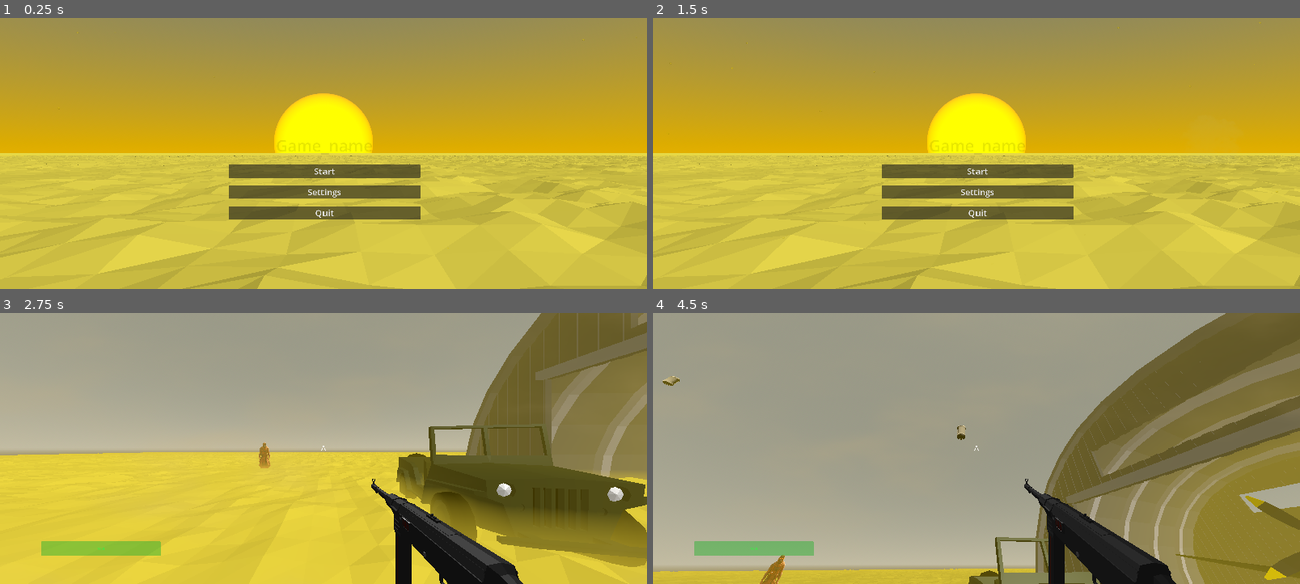
Above: before the commit, frames 1-4 (two rows, left to right).
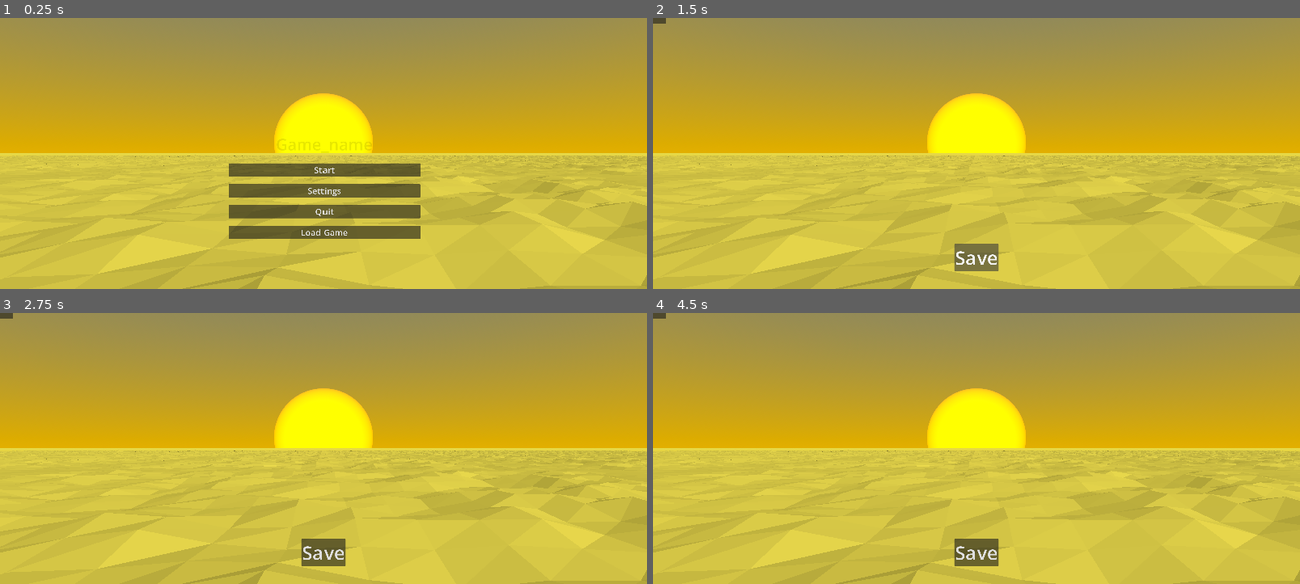
Above: after the commit, the same moments.

Repository: dinazaber/Desolate-Delivery
Game: Godot game, scene res://Scenes/MainMenu.tscn
The game is run twice, just before and just after one commit, with the same random seed, the same clock (stepped at 60 frames per second) and the same inputs.
Inputs (mouse positions are in pixels of both pictures, inside the frame that each line leads up to):
- Up to frame 1 (0.25 s): no input
- Up to frame 2 (1.5 s): click (976, 232) at 0.5 s, where only the run after the commit has a clickable "Load Game"; click (976, 256) at 1.25 s, where only the run after the commit has a clickable "Save"
- Up to frame 3 (2.75 s): click (323, 464) at 2 s, where only the run before the commit has a clickable "Start"
- Up to frame 4 (4.5 s): move the mouse to (1118, 434) at 2.77 s; tap A (A) at 2.85 s; click (1118, 434) at 2.92 s; tap D (D) at 3.05, 3.6 s; move the mouse to (944, 448) at 3.52 s; tap R (R) at 3.8, 4.35 s; move the mouse to (989, 443) at 4.27 s

The runs differ from the first frame. In frame 1, 2.5% of the frame differs, in the area x 9-70%, y 33-86%; in frame 2, 5.1%; in frame 3, 77%; in frame 4, 98%, in the area x 0-100%, y 0-100%.

Commit message:
Save Menu
Save menu added, you can create, delete and load different save files(you are able to give them your own names).
Save files' directory is almost the same but now they are stored inside "saves" folder.

We need to make normal UI for this and remove the ability to create saves in main menu

Diff:
--- a/Scenes/MainMenu.tscn
+++ b/Scenes/MainMenu.tscn
@@ -2,11 +2,9 @@
 
 [ext_resource type="Script" uid="uid://b3a2aylon8065" path="res://Scripts/MainMenu.gd" id="1_tt5f1"]
 [ext_resource type="PackedScene" uid="uid://b2hljcs3010c5" path="res://Scenes/Settings.tscn" id="2_853f1"]
+[ext_resource type="PackedScene" uid="uid://yhfwhi177tdg" path="res://Scenes/SaveMenu.tscn" id="3_df05h"]
 [ext_resource type="ArrayMesh" uid="uid://daka58ay8ex6l" path="res://assets/Meshes/Nature/Sands.mesh" id="3_ghw46"]
 [ext_resource type="Script" uid="uid://cfwmt6vc7y70h" path="res://addons/MetaMultimeshInstance3D/src/MetaMultimeshInstance3D.gd" id="4_df05h"]
-[ext_resource type="Texture2D" uid="uid://djpq4fgvobp3i" path="res://assets/Textures/Architecture/MagicEffect1.png" id="5_df05h"]
-[ext_resource type="Texture2D" uid="uid://ddeov3d82o5ox" path="res://assets/Textures/Nature/FogCloud.png" id="5_xim88"]
-[ext_resource type="Shader" uid="uid://no1jy7cyw0an" path="res://Shaders/MainMenu.gdshader" id="6_8um5k"]
 
 [sub_resource type="StyleBoxEmpty" id="StyleBoxEmpty_ghw46"]
 
@@ -35,77 +33,6 @@
 fog_light_color = Color(0.8499037, 0.6756193, 0, 1)
 fog_density = 0.0692
 fog_sky_affect = 0.0
-
-[sub_resource type="Curve" id="Curve_xim88"]
-_data = [Vector2(0.0027322397, 0.0055521727), 0.0, 0.0, 0, 0, Vector2(0.49999997, 1), 0.0, 0.0, 0, 0, Vector2(1, 0), 0.0, 0.0, 0, 0]
-point_count = 3
-
-[sub_resource type="CurveTexture" id="CurveTexture_koqhg"]
-width = 32
-curve = SubResource("Curve_xim88")
-
-[sub_resource type="ParticleProcessMaterial" id="ParticleProcessMaterial_koqhg"]
-lifetime_randomness = 1.0
-emission_shape_scale = Vector3(1, 0, 1)
-emission_shape = 3
-emission_box_extents = Vector3(4, 4, 4)
-angle_min = 1.0728835e-05
-angle_max = 270.0
-gravity = Vector3(-1, 0, -1)
-scale_min = 0.39999998
-scale_max = 3.0
-color = Color(1, 1, 0.69, 1)
-alpha_curve = SubResource("CurveTexture_koqhg")
-
-[sub_resource type="StandardMaterial3D" id="StandardMaterial3D_cmrfp"]
-transparency = 1
-shading_mode = 0
-vertex_color_use_as_albedo = true
-albedo_color = Color(1, 1, 1, 0.11764706)
-albedo_texture = ExtResource("5_xim88")
-heightmap_flip_tangent = true
-heightmap_flip_binormal = true
-texture_filter = 1
-billboard_mode = 2
-
-[sub_resource type="PlaneMesh" id="PlaneMesh_loo7a"]
-material = SubResource("StandardMaterial3D_cmrfp")
-size = Vector2(4, 4)
-orientation = 2
-
-[sub_resource type="CanvasTexture" id="CanvasTexture_8um5k"]
-diffuse_texture = ExtResource("5_df05h")
-
-[sub_resource type="Curve" id="Curve_df05h"]
-_data = [Vector2(0.0027322397, 0), 0.0, 0.0, 0, 0, Vector2(0.5027323, 1), 0.0, 0.0, 0, 0, Vector2(1, 0), 0.0, 0.0, 0, 0]
-point_count = 3
-
-[sub_resource type="CurveTexture" id="CurveTexture_8um5k"]
-curve = SubResource("Curve_df05h")
-
-[sub_resource type="ParticleProcessMaterial" id="ParticleProcessMaterial_8um5k"]
-particle_flag_disable_z = true
-emission_shape_scale = Vector3(10, 10, 10)
-emission_shape = 3
-emission_box_extents = Vector3(200, 100, 1)
-direction = Vector3(-1, 1, 1)
-initial_velocity_min = 10.0
-initial_velocity_max = 60.0
-gravity = Vector3(-10, 2, 0)
-scale_min = 0.19999999
-scale_max = 0.5
-color = Color(0.96, 0.816, 0, 0.39215687)
-alpha_curve = SubResource("CurveTexture_8um5k")
-
-[sub_resource type="ShaderMaterial" id="ShaderMaterial_cmrfp"]
-shader = ExtResource("6_8um5k")
-shader_parameter/dust_color = Color(0.8, 0.7, 0.5, 0.5)
-shader_parameter/total_opacity = 0.5
-shader_parameter/speed_fast = Vector2(0.1, 0.02)
-shader_parameter/speed_slow = Vector2(0.04, -0.01)
-shader_parameter/look_angle_factor = 1.0
-shader_parameter/density_fast = 1.0
-shader_parameter/density_slow = 2.5
 
 [node name="MainMenu" type="Control" unique_id=1079908484]
 layout_mode = 3
@@ -164,7 +91,16 @@
 theme_override_font_sizes/font_size = 45
 text = "Quit"
 
+[node name="Load" type="Button" parent="MainMenu/MarginContainer/VBoxContainer" unique_id=986868753]
+layout_mode = 2
+theme_override_font_sizes/font_size = 45
+text = "Load Game"
+
 [node name="Settings" parent="." unique_id=307003582 instance=ExtResource("2_853f1")]
+visible = false
+layout_mode = 1
+
+[node name="SaveMenu" parent="." unique_id=1653560853 instance=ExtResource("3_df05h")]
 visible = false
 layout_mode = 1
 
@@ -191,39 +127,9 @@
 light_energy = 1.7
 sky_mode = 2
 
-[node name="GPUParticles3D" type="GPUParticles3D" parent="Node3D" unique_id=1193763561]
-transform = Transform3D(4, 0, 0, 0, 1, 0, 0, 0, 4, 7.435951, 0, 0)
-amount = 3
-lifetime = 5.0
-fixed_fps = 5
-process_material = SubResource("ParticleProcessMaterial_koqhg")
-draw_pass_1 = SubResource("PlaneMesh_loo7a")
-
-[node name="GPUParticles2D" type="GPUParticles2D" parent="." unique_id=1297984357]
-show_behind_parent = true
-position = Vector2(1732, 297)
-amount = 50
-texture = SubResource("CanvasTexture_8um5k")
-lifetime = 10.0
-preprocess = 5.0
-speed_scale = 3.0
-randomness = 1.0
-fixed_fps = 5
-process_material = SubResource("ParticleProcessMaterial_8um5k")
-
-[node name="ColorRect" type="ColorRect" parent="." unique_id=1060664605]
-visible = false
-show_behind_parent = true
-material = SubResource("ShaderMaterial_cmrfp")
-layout_mode = 1
-anchors_preset = 15
-anchor_right = 1.0
-anchor_bottom = 1.0
-grow_horizontal = 2
-grow_vertical = 2
-mouse_filter = 2
-
 [connection signal="pressed" from="MainMenu/MarginContainer/VBoxContainer/Start" to="." method="_on_start_pressed"]
 [connection signal="pressed" from="MainMenu/MarginContainer/VBoxContainer/Settings" to="." method="_on_settings_pressed"]
 [connection signal="pressed" from="MainMenu/MarginContainer/VBoxContainer/Quit" to="." method="_on_quit_pressed"]
+[connection signal="pressed" from="MainMenu/MarginContainer/VBoxContainer/Load" to="." method="_on_load_pressed"]
 [connection signal="closed" from="Settings" to="." method="_on_settings_closed"]
+[connection signal="closed" from="SaveMenu" to="." method="_on_save_menu_closed"]
--- a/Scenes/Player.tscn
+++ b/Scenes/Player.tscn
@@ -6,6 +6,7 @@
 [ext_resource type="PackedScene" uid="uid://b2hljcs3010c5" path="res://Scenes/Settings.tscn" id="3_gntrk"]
 [ext_resource type="PackedScene" uid="uid://d3y1m515qojp2" path="res://Scenes/LeftHandWeapons.tscn" id="3_nn08x"]
 [ext_resource type="Texture2D" uid="uid://b6vcboeh4uetd" path="res://assets/HUD/crosshair.png" id="5_5ixxa"]
+[ext_resource type="PackedScene" uid="uid://yhfwhi177tdg" path="res://Scenes/SaveMenu.tscn" id="6_52ee3"]
 
 [sub_resource type="StandardMaterial3D" id="StandardMaterial3D_kyqiw"]
 shading_mode = 0
@@ -134,13 +135,17 @@
 theme_override_font_sizes/font_size = 30
 text = "Quit"
 
-[node name="Save" type="Button" parent="PauseMenu/PauseMenu/MarginContainer/VBoxContainer" unique_id=1396896519]
+[node name="Save Menu" type="Button" parent="PauseMenu/PauseMenu/MarginContainer/VBoxContainer" unique_id=1396896519]
 layout_mode = 2
 theme_override_font_sizes/font_size = 30
 text = "Save Game"
 
 [node name="Settings" parent="PauseMenu" unique_id=307003582 instance=ExtResource("3_gntrk")]
 process_mode = 3
+visible = false
+layout_mode = 1
+
+[node name="SaveMenu" parent="PauseMenu" unique_id=1653560853 instance=ExtResource("6_52ee3")]
 visible = false
 layout_mode = 1
 
@@ -193,5 +198,6 @@
 [connection signal="pressed" from="PauseMenu/PauseMenu/MarginContainer/VBoxContainer/Resume" to="PauseMenu" method="_on_resume_pressed"]
 [connection signal="pressed" from="PauseMenu/PauseMenu/MarginContainer/VBoxContainer/Settings" to="PauseMenu" method="_on_settings_pressed"]
 [connection signal="pressed" from="PauseMenu/PauseMenu/MarginContainer/VBoxContainer/Quit" to="PauseMenu" method="_on_quit_pressed"]
-[connection signal="pressed" from="PauseMenu/PauseMenu/MarginContainer/VBoxContainer/Save" to="PauseMenu" method="_on_save_pressed"]
+[connection signal="pressed" from="PauseMenu/PauseMenu/MarginContainer/VBoxContainer/Save Menu" to="PauseMenu" method="_on_save_menu_pressed"]
 [connection signal="closed" from="PauseMenu/Settings" to="PauseMenu" method="_on_settings_closed"]
+[connection signal="closed" from="PauseMenu/SaveMenu" to="PauseMenu" method="_on_save_menu_closed"]
--- /dev/null
+++ b/Scenes/SaveMenu.tscn
@@ -0,0 +1,52 @@
+[gd_scene format=3 uid="uid://yhfwhi177tdg"]
+
+[ext_resource type="Script" uid="uid://bcg5x5yjqsjk3" path="res://Scripts/SaveMenu.gd" id="1_8yryr"]
+
+[node name="SaveMenu" type="Control" unique_id=1653560853]
+layout_mode = 3
+anchors_preset = 15
+anchor_right = 1.0
+anchor_bottom = 1.0
+grow_horizontal = 2
+grow_vertical = 2
+script = ExtResource("1_8yryr")
+
+[node name="LineEdit" type="LineEdit" parent="." unique_id=1438293010]
+layout_mode = 0
+offset_right = 68.5
+offset_bottom = 31.0
+
+[node name="Save" type="Button" parent="." unique_id=802049639]
+layout_mode = 1
+anchors_preset = 8
+anchor_left = 0.5
+anchor_top = 0.5
+anchor_right = 0.5
+anchor_bottom = 0.5
+offset_left = -116.0
+offset_top = 480.0
+offset_right = 116.0
+offset_bottom = 625.0
+grow_horizontal = 2
+grow_vertical = 2
+theme_override_font_sizes/font_size = 100
+text = "Save"
+
+[node name="ScrollContainer" type="ScrollContainer" parent="." unique_id=1167744112]
+layout_mode = 1
+anchors_preset = 8
+anchor_left = 0.5
+anchor_top = 0.5
+anchor_right = 0.5
+anchor_bottom = 0.5
+offset_left = -986.0
+offset_top = -570.0
+offset_right = 986.0
+offset_bottom = 259.0016
+grow_horizontal = 2
+grow_vertical = 2
+
+[node name="VBoxContainer" type="VBoxContainer" parent="ScrollContainer" unique_id=870346758]
+layout_mode = 2
+
+[connection signal="pressed" from="Save" to="." method="_on_save_pressed"]
--- a/Scripts/Enemy.gd
+++ b/Scripts/Enemy.gd
@@ -25,6 +25,7 @@
 
 func save():
 	var data = {
+		"level_scene": get_tree().current_scene.scene_file_path,
 		"filename": get_scene_file_path(),
 		"parent": get_parent().get_path(),
 		"transform": global_transform,
--- a/Scripts/HandleSaveFile.gd
+++ b/Scripts/HandleSaveFile.gd
@@ -1,4 +1,4 @@
 extends Node
 
 func _ready():
-	SaveManager.load_game()
+	SaveManager.load_game(SaveManager.curSave)
--- a/Scripts/MainMenu.gd
+++ b/Scripts/MainMenu.gd
@@ -17,3 +17,12 @@
 
 func _on_settings_closed() -> void:
 	$MainMenu.show()
+
+
+func _on_load_pressed() -> void:
+	$MainMenu.hide()
+	$SaveMenu.show()
+
+
+func _on_save_menu_closed() -> void:
+	$MainMenu.show()
--- a/Scripts/PauseMenu.gd
+++ b/Scripts/PauseMenu.gd
@@ -31,5 +31,10 @@
 	$PauseMenu.show()
 
 
-func _on_save_pressed() -> void:
-	SaveManager.save_game()
+func _on_save_menu_pressed() -> void:
+	$PauseMenu.hide()
+	$SaveMenu.show()
+
+
+func _on_save_menu_closed() -> void:
+	$PauseMenu.show()
--- a/Scripts/Player.gd
+++ b/Scripts/Player.gd
@@ -75,6 +75,7 @@
 func save():
 	print("saved")
 	var data = {
+		"level_scene": get_tree().current_scene.scene_file_path,
 		"filename": get_scene_file_path(),
 		"parent": get_parent().get_path(),
 		"transform": global_transform,
--- a/Scripts/SaveManager.gd
+++ b/Scripts/SaveManager.gd
@@ -1,12 +1,18 @@
 extends Control
 
-# Note: This can be called from anywhere inside the tree. This function is
-# path independent.
-# Go through everything in the persist category and ask them to return a
-# dict of relevant variables.
-func save_game():
-	print("save game")
-	var save_file = FileAccess.open("user://savegame.bin", FileAccess.WRITE)
+const SAVEDIR = "user://saves/" #Folder with all save files
+var curSave: String
+
+#The methods can be called from every script using global variable SaveManager
+
+func _ready() -> void:
+	# Create the folder if it doesn't exist
+	if not DirAccess.dir_exists_absolute(SAVEDIR):
+		DirAccess.make_dir_absolute(SAVEDIR)
+
+func save_game(slotName: String):
+	var path = SAVEDIR + slotName + ".bin"
+	var save_file = FileAccess.open(path, FileAccess.WRITE)
 	var save_nodes = get_tree().get_nodes_in_group("Persist")
 	for node in save_nodes:
 		# Check the node is an instanced scene so it can be instanced again during load.
@@ -22,29 +28,36 @@
 
 
 	save_file.close()
-	print("save file closed")
+	print("Saved to: "+path)
 
 # Note: This can be called from anywhere inside the tree. This function
 # is path independent.
-func load_game():
-	if not FileAccess.file_exists("user://savegame.bin"):
+func load_game(slotName: String):
+	var path = SAVEDIR + slotName + ".bin"
+	if not FileAccess.file_exists(path):
 		print("Error! Missing save file")
 		return # Error! We don't have a save to load.
 
-	# We need to revert the game state so we're not cloning objects
-	# during loading. This will vary wildly depending on the needs of a
-	# project, so take care with this step.
-	# For our example, we will accomplish this by deleting saveable objects.
+	curSave = slotName
+
+	# Remove original objects from Persist group to avoid duplicates
 	var save_nodes = get_tree().get_nodes_in_group("Persist")
 	for i in save_nodes:
 		i.queue_free()
 
 	# Load the file line by line and process that dictionary to restore
 	# the object it represents.
-	var save_file = FileAccess.open("user://savegame.bin", FileAccess.READ)
+	var save_file = FileAccess.open(path, FileAccess.READ)
+	var targetLevel = save_file.get_var()["level_scene"]
+	save_file.seek(0)
+
+	if get_tree().current_scene.scene_file_path != targetLevel:
+		get_tree().change_scene_to_file(targetLevel)
+		return
+
 	while save_file.get_position() < save_file.get_length():
 
-		# Get the data from the JSON object.
+		# Get the data
 		var node_data = save_file.get_var()
 
 		# Firstly, we need to create the object and add it to the tree and set its position.
@@ -57,3 +70,13 @@
 			if key in ["filename", "parent", "transform"]:
 				continue
 			new_object.set(key, node_data[key])
+
+	save_file.close()
+
+
+
+func delete_game(slotName: String):
+	var path = SAVEDIR + slotName + ".bin"
+	if FileAccess.file_exists(path):
+		DirAccess.remove_absolute(path)
+		print("Deleted: " + path)
--- /dev/null
+++ b/Scripts/SaveMenu.gd
@@ -0,0 +1,57 @@
+extends Control
+signal closed
+
+@onready var nameInput = $LineEdit
+@onready var saveList = $ScrollContainer/VBoxContainer
+
+func _ready():
+	refresh_list()
+
+
+
+func _on_save_pressed() -> void:
+	var customName = nameInput.text.strip_edges()
+	if customName != "":
+		SaveManager.save_game(customName)
+		nameInput.clear()
+		refresh_list()
+
+func refresh_list():
+	for i in saveList.get_children():
+		i.queue_free()
+
+	var dir = DirAccess.open(SaveManager.SAVEDIR)
+	if dir:
+		dir.list_dir_begin()
+		var fileName = dir.get_next()
+
+		while fileName != "":
+			if not dir.current_is_dir() and fileName.ends_with(".bin"):
+				create_save_row(fileName.replace(".bin", ""))
+			fileName = dir.get_next()
+
+func create_save_row(displayName: String):
+	var hBox = HBoxContainer.new()
+
+	var loadBtn = Button.new()
+	loadBtn.text = "LOAD: " + displayName
+	loadBtn.pressed.connect(func(): SaveManager.load_game(displayName))
+
+	var delBtn = Button.new()
+	delBtn.text = "X"
+	delBtn.modulate = Color.RED
+	delBtn.pressed.connect(func():
+		SaveManager.delete_game(displayName)
+		refresh_list())
+
+
+	hBox.add_child(loadBtn)
+	hBox.add_child(delBtn)
+	saveList.add_child(hBox)
+
+
+func _unhandled_input(event: InputEvent) -> void:
+	if event.is_action_pressed("Escape") and is_visible_in_tree():
+		accept_event()
+		hide()
+		closed.emit()
Not shown, added: Scripts/SaveMenu.gd.uid
